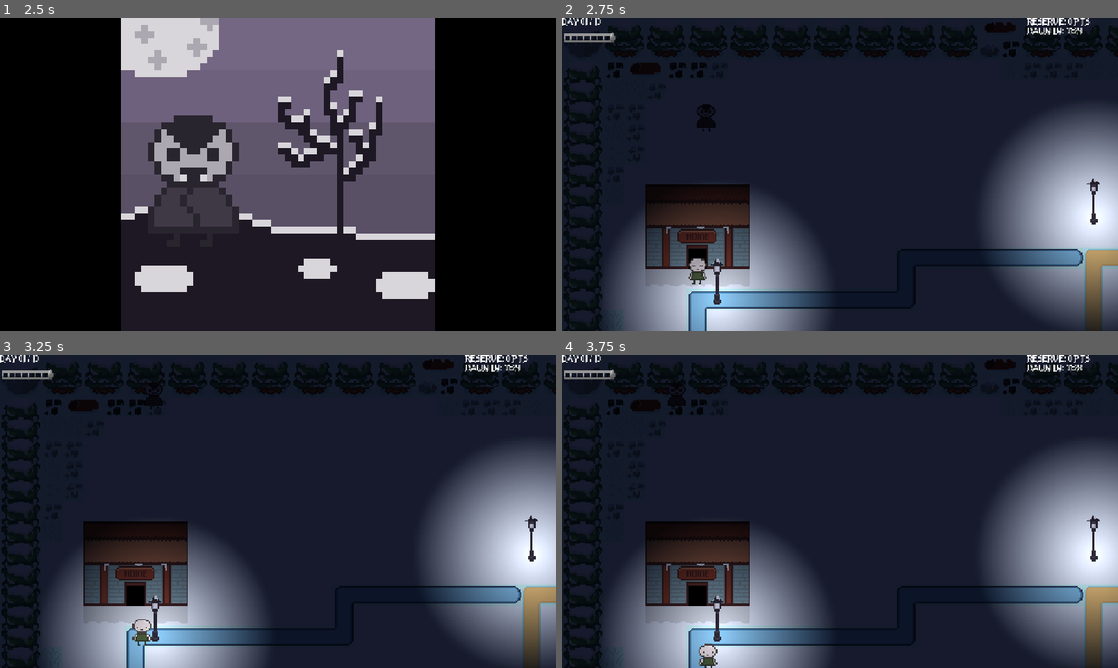
Above: before the commit, frames 1-4 (two rows, left to right).
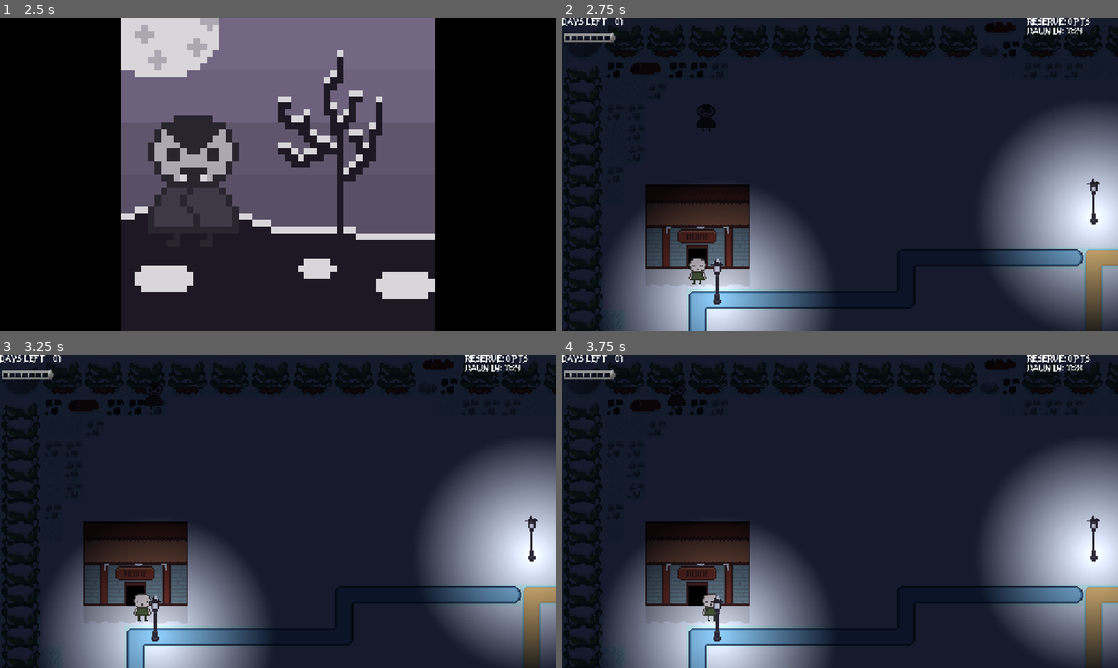
Above: after the commit, the same moments.

Repository: JLKern13/AV_GMTK_GJ_2026
Game: Godot game, scene res://Game/TitleScreen.tscn
Two runs of this game, one before a commit and one after it. Both use one fixed random seed, a clock stepped at 60 frames per second and the inputs below.
Inputs (mouse positions are in pixels of both pictures, inside the frame that each line leads up to):
- Up to frame 1 (2.5 s): tap Enter (ui_accept) at 0.5, 0.77, 1.52 s; move the mouse to (400, 158) at 0.52 s; hold Right (ui_right) 0.53-1.28 s; click (400, 158) at 0.67 s; move the mouse to (166, 190) at 1.27 s; hold Down (ui_down) 1.28-2.03 s; move the mouse to (333, 105) at 2.02 s; hold Right (ui_right) from 2.03 s (still down)
- Up to frame 2 (2.75 s): keep holding Right (ui_right)
- Up to frame 3 (3.25 s): move the mouse to (250, 574) at 2.77 s; release Right (ui_right) at 2.78 s; hold Up (ui_up) from 2.78 s (still down); click (250, 574) at 2.92 s; tap Enter (ui_accept) at 3.02 s
- Up to frame 4 (3.75 s): move the mouse to (1006, 558) at 3.52 s; release Up (ui_up) at 3.53 s; hold Left (ui_left) from 3.53 s (still down)

Frame 1 is identical in both runs. In frame 2, less than 0.1% of the frame differs, in the area x 3-11%, y 0-3%; in frame 3, 0.5%, in the area x 3-28%, y 0-93%; in frame 4, 0.4%.

Commit message:
Added Raycast bouncing to npcs and police, blocked off house doorways
Updated BaseNPC with a raycast bounce function so npcs don't get stuck on a wall while fleeing and police don't get stuck while chasing.  it's not perfect, but it doesn't have to be lol

Updated game over state for police and alaskatown(gamemanager) so that we don't get stuck in a game over loop and crash the game.

Also changed the HUD to display "days left" instead of "day x / 10" to align with the "countdown" game jam theme.

Updated screams for NPCs with new files created by Lydia without large gaps of silence.

Need to update the music on the title screen to proper music, move title screen music to splash screen, etc.

Diff:
--- a/alaskan-vampire-(gmtk-gj-2026)/Entities/NPCs/BaseNPC.gd
+++ b/alaskan-vampire-(gmtk-gj-2026)/Entities/NPCs/BaseNPC.gd
@@ -19,8 +19,9 @@
 
 @onready var animated_sprite: AnimatedSprite2D = $AnimatedSprite2D
 @onready var detection_area: Area2D = $VisionPivot/VisionCone
-@onready var vision_pivot: Node2D = $VisionPivot # Ensure your pivot node is named VisionPivot
+@onready var vision_pivot: Node2D = $VisionPivot
 @onready var scream_player: AudioStreamPlayer2D = $SFXPlayer
+@onready var obstacle_ray: RayCast2D = $VisionPivot/RayCast2D
 
 func _ready() -> void:
 	add_to_group("npcs")
@@ -28,7 +29,6 @@
 	detection_area.body_entered.connect(_on_detection_body_entered)
 	detection_area.body_exited.connect(_on_detection_body_exited)
 
-	# Start with a random state on spawn
 	pick_new_wander_state()
 
 func _physics_process(delta: float) -> void:
@@ -44,23 +44,23 @@
 			animated_sprite.play("Idle")
 
 		State.WANDER:
+			# Bounce wander_direction cleanly if hitting obstacles
+			wander_direction = get_bounced_direction(wander_direction)
 			velocity = wander_direction * normal_speed
+
 			animated_sprite.play("Walking")
-			if wander_direction.x < 0:
-				animated_sprite.flip_h = false
-			else:
-				animated_sprite.flip_h = true
+			animated_sprite.flip_h = wander_direction.x >= 0
 			move_and_slide()
 
 		State.PANIC:
 			animated_sprite.play("Panicking")
 			if target_player:
 				var flee_direction = (global_position - target_player.global_position).normalized()
+				# Bounce flee_direction so panicking NPCs don't run into walls
+				flee_direction = get_bounced_direction(flee_direction)
+
 				velocity = flee_direction * panic_speed
-				if flee_direction.x < 0:
-					animated_sprite.flip_h = false
-				else:
-					animated_sprite.flip_h = true
+				animated_sprite.flip_h = flee_direction.x >= 0
 				move_and_slide()
 
 		State.BEING_EATEN:
@@ -69,25 +69,33 @@
 	# Smoothly update vision cone rotation ONLY when actively moving!
 	update_vision_cone_rotation(delta)
 
+# --- DRY HELPER FUNCTION FOR WALL BOUNCING ---
+func get_bounced_direction(current_dir: Vector2) -> Vector2:
+	if obstacle_ray.is_colliding() or is_on_wall():
+		var wall_normal = Vector2.ZERO
+		if obstacle_ray.is_colliding():
+			wall_normal = obstacle_ray.get_collision_normal()
+		elif is_on_wall():
+			wall_normal = get_wall_normal()
+
+		if wall_normal != Vector2.ZERO:
+			return current_dir.bounce(wall_normal).normalized()
+
+	return current_dir
+
 func update_vision_cone_rotation(delta: float) -> void:
 	if velocity.length() > 10.0:
 		var target_angle = velocity.angle()
-
-		# UNCOMMENT THE LINE BELOW if your cone was drawn pointing UP in the editor:
-		# target_angle += deg_to_rad(90)
-
 		vision_pivot.rotation = lerp_angle(vision_pivot.rotation, target_angle, 12.0 * delta)
 
 func pick_new_wander_state() -> void:
-	# Randomly choose between IDLE (pause) or WANDER (walk around)
 	if randf() > 0.4:
 		current_state = State.WANDER
-		# Pick a random direction vector
 		wander_direction = Vector2(randf_range(-1, 1), randf_range(-1, 1)).normalized()
-		state_timer = randf_range(2.0, 4.0) # Walk for 2-4 seconds
+		state_timer = randf_range(2.0, 4.0)
 	else:
 		current_state = State.IDLE
-		state_timer = randf_range(1.0, 3.0) # Pause for 1-3 seconds
+		state_timer = randf_range(1.0, 3.0)
 
 func _on_detection_body_entered(body: Node2D) -> void:
 	if body is Player:
@@ -106,7 +114,6 @@
 	if current_state == State.BEING_EATEN:
 		return
 
-	# ONLY trigger the scream if they were NOT already panicking!
 	if current_state != State.PANIC:
 		play_random_scream()
 
@@ -117,11 +124,8 @@
 	if panic_screams.is_empty():
 		return
 
-	# Pick a random audio clip from your fiancée's recordings!
 	var random_scream = panic_screams.pick_random()
-
 	scream_player.stream = random_scream
-	# Slightly adjust pitch each time for extra natural variation (e.g., 0.9x to 1.1x speed/pitch)
 	scream_player.pitch_scale = randf_range(0.9, 1.1)
 	scream_player.play()
 
--- a/alaskan-vampire-(gmtk-gj-2026)/Entities/NPCs/BaseNPC.tscn
+++ b/alaskan-vampire-(gmtk-gj-2026)/Entities/NPCs/BaseNPC.tscn
@@ -2,11 +2,11 @@
 
 [ext_resource type="Script" uid="uid://cn5u3b8hjp04j" path="res://Entities/NPCs/BaseNPC.gd" id="1_714sj"]
 [ext_resource type="Texture2D" uid="uid://c8muwebymeyxa" path="res://Assets/Character Sprites/vampy vilager sprite 1.00.png" id="2_25mon"]
-[ext_resource type="AudioStream" uid="uid://sw0mmph6rdlo" path="res://Assets/SFX/Audio 1.mp3" id="2_xqb85"]
-[ext_resource type="AudioStream" uid="uid://csacencwyrkdd" path="res://Assets/SFX/Audio 2.mp3" id="3_o3snr"]
-[ext_resource type="AudioStream" uid="uid://cieuubqechrry" path="res://Assets/SFX/Audio 3.mp3" id="4_rs1a8"]
-[ext_resource type="AudioStream" uid="uid://cb8dg6fr536oc" path="res://Assets/SFX/Audio 4.mp3" id="5_v7tte"]
-[ext_resource type="AudioStream" uid="uid://cytgk3imj37dh" path="res://Assets/SFX/Audio 5.mp3" id="6_2orsc"]
+[ext_resource type="AudioStream" uid="uid://ymy8stj2i3vq" path="res://Assets/SFX/Audio 1.wav" id="2_xqb85"]
+[ext_resource type="AudioStream" uid="uid://d2o857fj83buv" path="res://Assets/SFX/Audio 2.wav" id="3_o3snr"]
+[ext_resource type="AudioStream" uid="uid://cssft2k3gam4r" path="res://Assets/SFX/Audio 3.wav" id="4_rs1a8"]
+[ext_resource type="AudioStream" uid="uid://50np37d2lt64" path="res://Assets/SFX/Audio 4.wav" id="5_v7tte"]
+[ext_resource type="AudioStream" uid="uid://g1t2p6hhsuh2" path="res://Assets/SFX/Audio 5.wav" id="6_2orsc"]
 
 [sub_resource type="RectangleShape2D" id="RectangleShape2D_ofjcl"]
 size = Vector2(14, 11)
--- a/alaskan-vampire-(gmtk-gj-2026)/Entities/NPCs/Police.gd
+++ b/alaskan-vampire-(gmtk-gj-2026)/Entities/NPCs/Police.gd
@@ -7,6 +7,7 @@
 @export var chase_duration: float = 5.0     # Seconds police will chase before giving up
 
 var chase_timer: float = 0.0
+var has_caught_player: bool = false
 
 @onready var catch_area: Area2D = $CatchArea
 @onready var flashlight: PointLight2D = $VisionPivot/Flashlight
@@ -25,26 +26,27 @@
 	catch_area.body_entered.connect(_on_catch_body_entered)
 
 func _physics_process(delta: float) -> void:
+	# BaseNPC handles IDLE, WANDER, PANIC, and BEING_EATEN states
 	super._physics_process(delta)
 
-	# CHASE / ALERT behavior with timer
-	if current_state == State.ALERT and target_player:
+	# CHASE / ALERT behavior with timer (ONLY runs when actively chasing!)
+	if current_state == State.ALERT and target_player and is_instance_valid(target_player):
 		chase_timer -= delta
-
-		# If timer runs out, cop gives up chase and returns to wandering
 		if chase_timer <= 0.0:
 			give_up_chase()
 			return
 
-		animated_sprite.play("Walking")
+		var chase_direction = (target_player.global_position - global_position).normalized()
+		# Reuse the bounce helper function inherited from BaseNPC!
+		chase_direction = get_bounced_direction(chase_direction)
 
-		var chase_direction = (target_player.global_position - global_position).normalized()
 		velocity = chase_direction * chase_speed
+		animated_sprite.flip_h = chase_direction.x >= 0
 
-		if chase_direction.x < 0:
-			animated_sprite.flip_h = false
-		else:
-			animated_sprite.flip_h = true
+	#if chase_direction.x < 0:
+		#animated_sprite.flip_h = false
+	#else:
+		#animated_sprite.flip_h = true
 
 		move_and_slide()
 
@@ -82,6 +84,16 @@
 		_catch_player()
 
 func _catch_player() -> void:
+	# Prevent multi-triggering on subsequent frames
+	if has_caught_player:
+		return
+
+	has_caught_player = true
+
+	# Turn off catch area collision detection immediately
+	if catch_area:
+		catch_area.set_deferred("monitoring", false)
+
 	print("Busted! Cop caught Vampy!")
 	player_caught_by_police.emit()
 
--- a/alaskan-vampire-(gmtk-gj-2026)/Game/AlaskaTown.gd
+++ b/alaskan-vampire-(gmtk-gj-2026)/Game/AlaskaTown.gd
@@ -14,6 +14,7 @@
 var time_remaining: float = 0.0
 var is_night_active: bool = true
 var player_start_position: Vector2 = Vector2.ZERO
+var is_game_over_triggered: bool = false
 
 @onready var player: Player = $Player
 @onready var hud: HUD = $HUD
@@ -103,6 +104,11 @@
 	print("Night %d Started! Vampy reset to spawn." % current_day)
 
 func trigger_game_over(reason_text: String) -> void:
+	if is_game_over_triggered:
+		return
+
+	is_game_over_triggered = true
 	is_night_active = false
+
 	var display_title = "GAME OVER\n" + reason_text
 	day_splash.play_transition(display_title, true)
--- a/alaskan-vampire-(gmtk-gj-2026)/Game/AlaskaTown.tscn
+++ b/alaskan-vampire-(gmtk-gj-2026)/Game/AlaskaTown.tscn
@@ -245,6 +245,7 @@
 11:3/next_alternative_id = 2
 11:3/0 = 0
 11:3/0/terrain_set = 0
+11:3/0/physics_layer_0/polygon_0/points = PackedVector2Array(-8, -8, 8, -8, 8, 8, -8, 8)
 12:3/next_alternative_id = 2
 12:3/0 = 0
 12:3/0/terrain_set = 0
@@ -545,6 +546,7 @@
 10:7/0/physics_layer_0/polygon_0/points = PackedVector2Array(-8, -8, 8, -8, 8, 8, -8, 8)
 11:7/0 = 0
 11:7/0/terrain_set = 0
+11:7/0/physics_layer_0/polygon_0/points = PackedVector2Array(-8, -8, 8, -8, 8, 8, -8, 8)
 12:7/0 = 0
 12:7/0/terrain_set = 0
 12:7/0/physics_layer_0/polygon_0/points = PackedVector2Array(-8, -8, 8, -8, 8, 8, -8, 8)
--- a/alaskan-vampire-(gmtk-gj-2026)/Game/HUD.gd
+++ b/alaskan-vampire-(gmtk-gj-2026)/Game/HUD.gd
@@ -24,7 +24,8 @@
 	blood_sprite.frame = clamp(frame_index, 0, 22)
 
 func update_day_display(current_day: int, total_days: int = 10) -> void:
-	day_label.text = "DAY %02d / %02d" % [current_day, total_days]
+	var days_left = total_days - current_day
+	day_label.text = "DAYS LEFT - %02d" % [days_left]
 
 func update_reserve_display(reserve_amount: float) -> void:
 	reserve_label.text = "RESERVE: %d PTS" % int(reserve_amount)
Not shown, removed: alaskan-vampire-(gmtk-gj-2026)/Assets/SFX/Audio 1.mp3.import
Not shown, added: alaskan-vampire-(gmtk-gj-2026)/Assets/SFX/Audio 1.wav.import
Not shown, removed: alaskan-vampire-(gmtk-gj-2026)/Assets/SFX/Audio 2.mp3.import
Not shown, added: alaskan-vampire-(gmtk-gj-2026)/Assets/SFX/Audio 2.wav.import
Not shown, removed: alaskan-vampire-(gmtk-gj-2026)/Assets/SFX/Audio 3.mp3.import
Not shown, added: alaskan-vampire-(gmtk-gj-2026)/Assets/SFX/Audio 3.wav.import
Not shown, removed: alaskan-vampire-(gmtk-gj-2026)/Assets/SFX/Audio 4.mp3.import
Not shown, added: alaskan-vampire-(gmtk-gj-2026)/Assets/SFX/Audio 4.wav.import
Not shown, removed: alaskan-vampire-(gmtk-gj-2026)/Assets/SFX/Audio 5.mp3.import
Not shown, added: alaskan-vampire-(gmtk-gj-2026)/Assets/SFX/Audio 5.wav.import
Not shown, removed: alaskan-vampire-(gmtk-gj-2026)/Assets/SFX/Audio 1.mp3
Not shown, added: alaskan-vampire-(gmtk-gj-2026)/Assets/SFX/Audio 1.wav
(and 8 more such lines)
